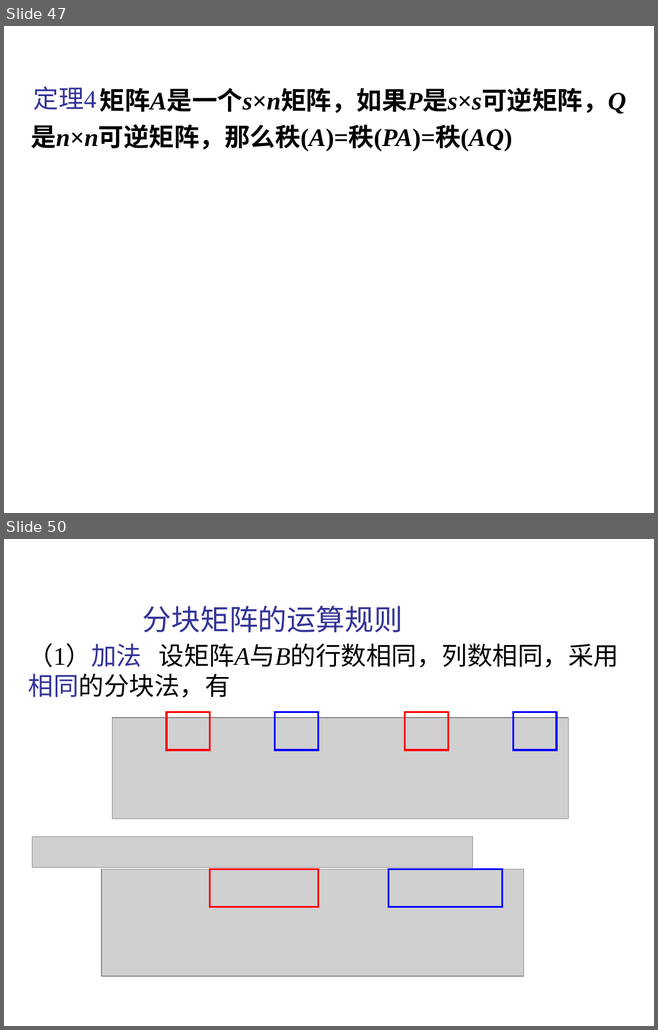
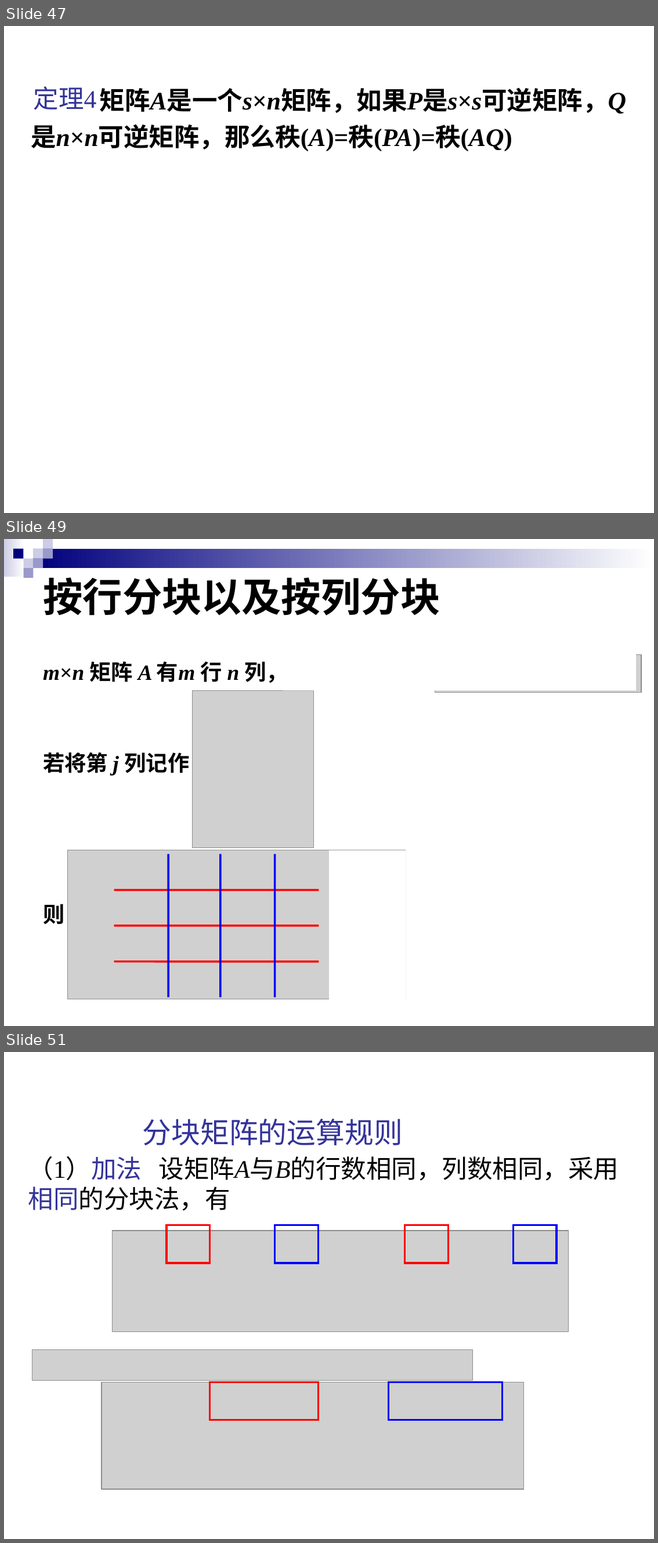
Before and after one commit to zhangbiaomath/zhangbiaomath.github.io, a slide deck: teaching/gaodai/ch4/高等代数第4章-矩阵.pptx. Shown one above the other, each under a label of ours: slides 47 and 50 before the commit, slides 47, 49 and 51 after it; the slides between them are not shown. The pictures are 658x1030 and 658x1543 pixels, drawn with LibreOffice and Linux fonts; fonts in the diff are those of the drawing; grey boxes stand for pictures. Boxes give left, top, right and bottom in pixels: in the first picture for what was removed or moved away, otherwise in the second. Text is boxed around its words. In the diff, an @@ line names an element or a change of style, - is before the commit and + after.

```diff
--- a/teaching/gaodai/ch4/高等代数第4章-矩阵.pptx
+++ b/teaching/gaodai/ch4/高等代数第4章-矩阵.pptx
@@ slide 49 added at <box>4,539,654,1026</box>, background #FFFFFF @@
@@ group added at <box>4,539,654,578</box>: 9 rectangles @@
@@ title added at <box>43,577,440,616</box>, 44 pt, text #000000, bold @@
+按行分块以及按列分块
@@ rectangle added at <box>282,649,636,690</box>, fill #FFFFFF @@
@@ picture added at <box>435,654,641,692</box> @@
@@ text added at <box>43,661,353,925</box>, 24 pt, text #000000, bold @@
+m×n 矩阵 A 有m 行 n 列，若将第 i 行记作
+若将第 j 列记作
+则
@@ picture added at <box>192,690,313,848</box> @@
@@ picture added at <box>68,850,585,1000</box> @@
@@ rectangle added at <box>329,850,405,1004</box>, fill #FFFFFF @@
@@ rectangle added at <box>405,849,589,1002</box>, fill #FFFFFF @@
@@ line added from (168, 854) to (168, 998), #0000FF 2.25 pt @@
@@ line added from (220, 854) to (220, 998), #0000FF 2.25 pt @@
@@ line added from (275, 854) to (275, 998), #0000FF 2.25 pt @@
@@ line added from (114, 890) to (318, 890), #FF0000 2.25 pt @@
@@ line added from (114, 925) to (318, 925), #FF0000 2.25 pt @@
@@ line added from (114, 962) to (318, 962), #FF0000 2.25 pt @@
@@ what was slide 50 is now slide 51 @@
```
Also in this commit, not shown: 4 slides changed, 5 other slides added, 1 slide removed, 9 other files.
